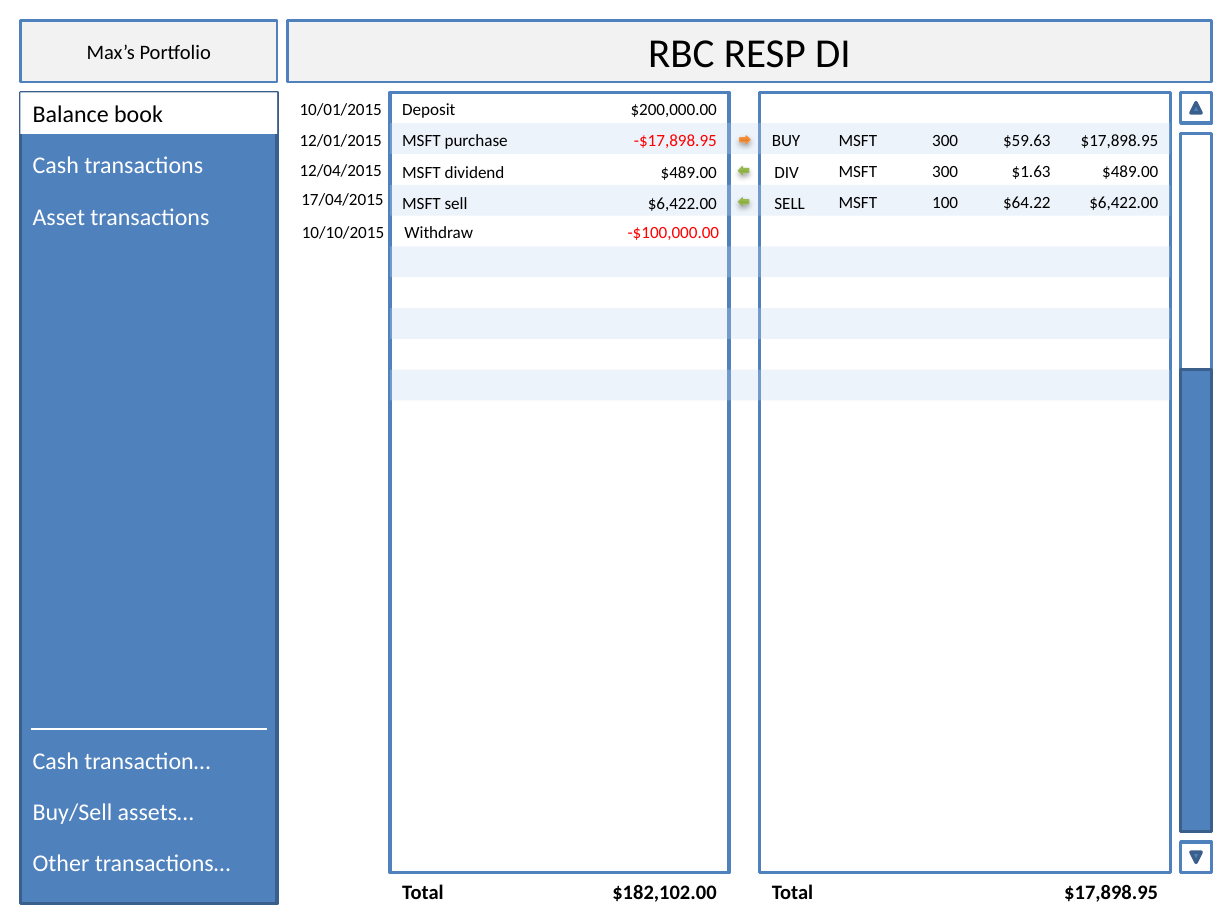
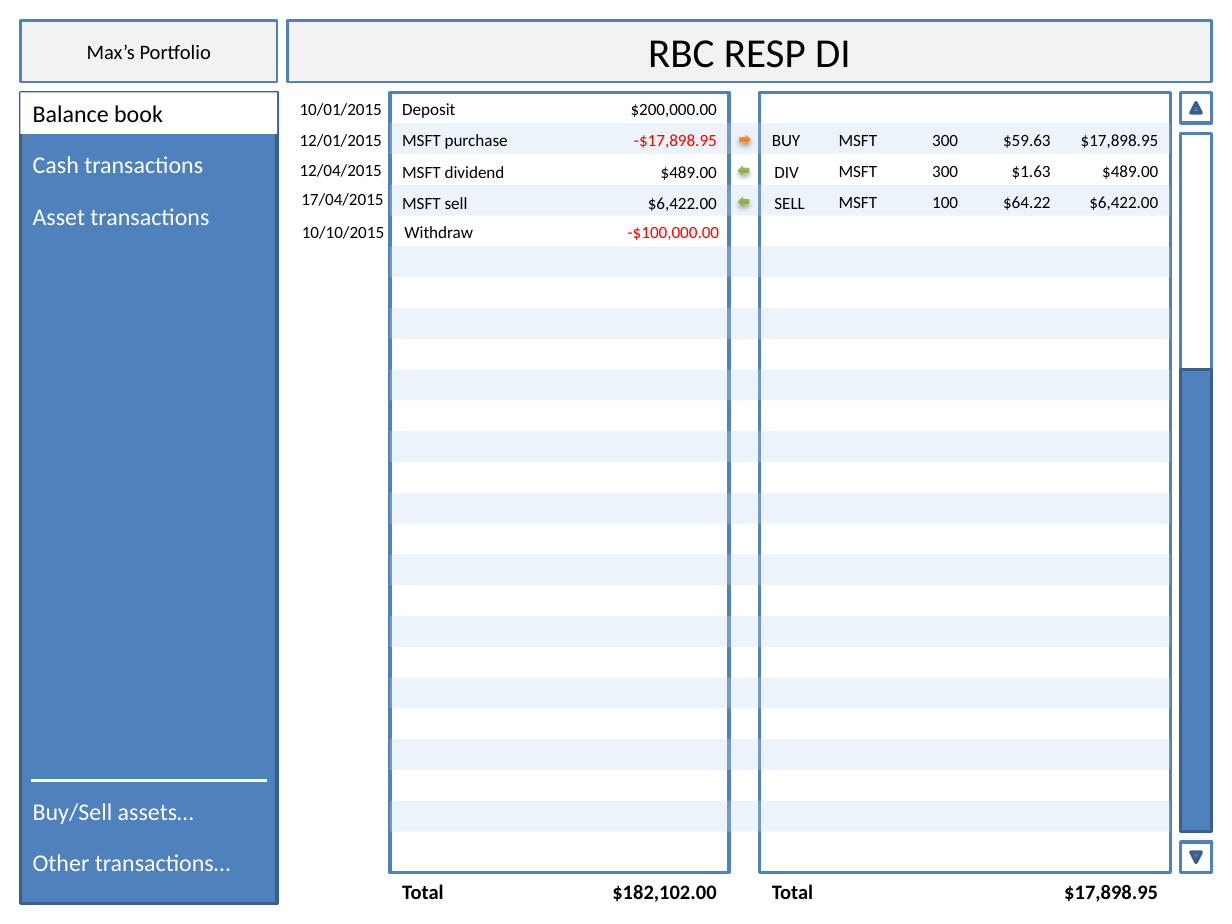
Before and after one commit to apkbox/ipm, a slide deck: slide 7 of IPM_Mockup.pptx. Drawn at 1232x924 pixels with LibreOffice and Linux fonts; fonts in the diff are those of the drawing. Boxes give left, top, right and bottom in pixels: in the first picture for what was removed or moved away, otherwise in the second. Text is boxed around its words. In the diff, an @@ line names an element or a change of style, - is before the commit and + after.

```diff
--- a/IPM_Mockup.pptx
+++ b/IPM_Mockup.pptx
@@ rectangle added at (x1=391, y1=431, x2=1170, y2=462), fill #C6D9F1 at 30% opacity @@
@@ rectangle added at (x1=391, y1=493, x2=1170, y2=524), fill #C6D9F1 at 30% opacity @@
@@ rectangle added at (x1=391, y1=554, x2=1170, y2=585), fill #C6D9F1 at 30% opacity @@
@@ rectangle added at (x1=391, y1=616, x2=1170, y2=647), fill #C6D9F1 at 30% opacity @@
@@ rectangle added at (x1=391, y1=678, x2=1170, y2=708), fill #C6D9F1 at 30% opacity @@
@@ rectangle added at (x1=391, y1=739, x2=1170, y2=770), fill #C6D9F1 at 30% opacity @@
@@ text removed at (x1=33, y1=752, x2=210, y2=769) @@
-Cash transaction…
@@ line moved from (31, 729) - (267, 729) to (31, 780) - (267, 780) @@
@@ rectangle added at (x1=391, y1=801, x2=1170, y2=832), fill #C6D9F1 at 30% opacity @@
```
Also in this commit, not shown: 1 other slide changed, 2 slides added.
